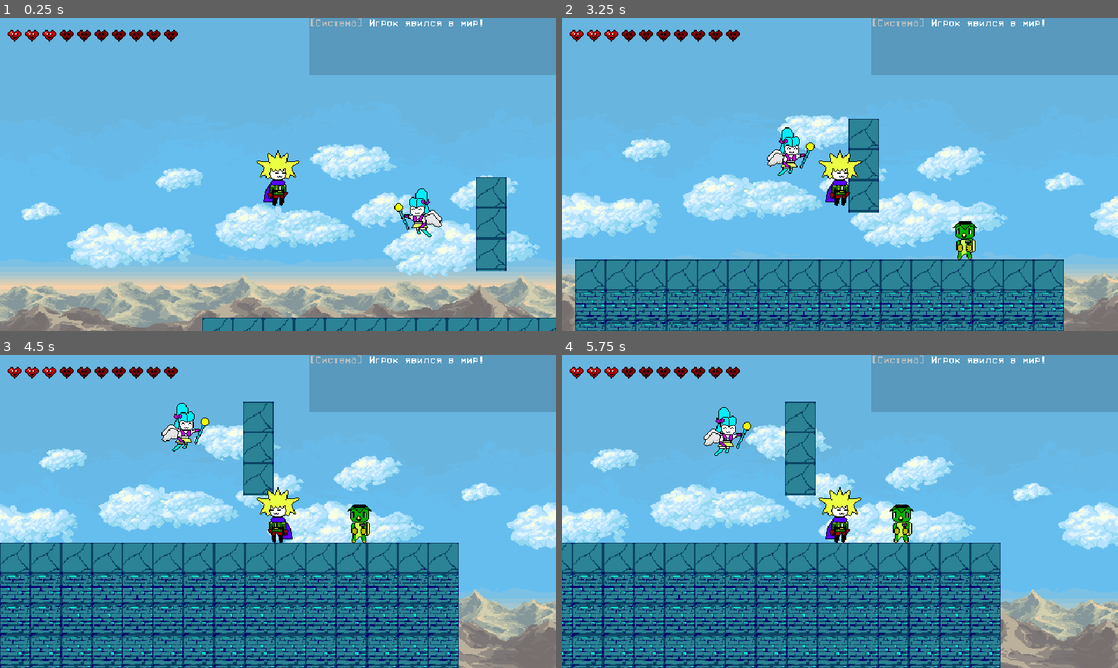
Above: before the commit, frames 1-4 (two rows, left to right).
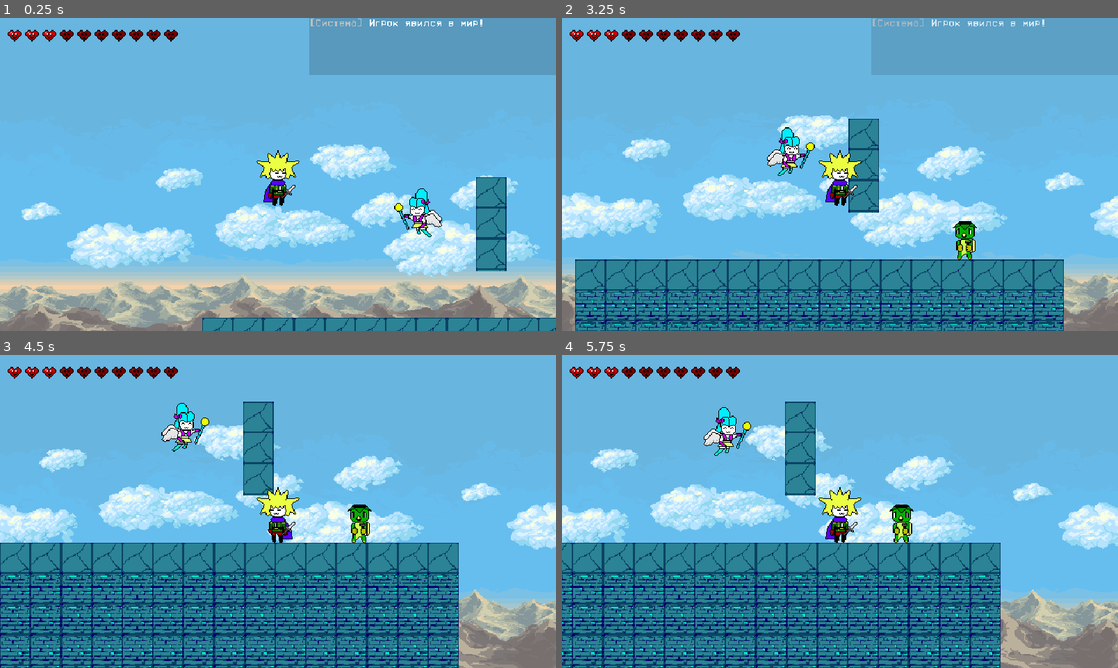
Above: after the commit, the same moments.

Repository: zoomergames/magicia
Game: Godot game, scene res://core/game.tscn
Two runs of this game, one before a commit and one after it. Both use one fixed random seed, a clock stepped at 60 frames per second and the inputs below.
Inputs (mouse positions are in pixels of both pictures, inside the frame that each line leads up to):
- Up to frame 1 (0.25 s): no input
- Up to frame 2 (3.25 s): tap Enter (ui_accept) at 0.5, 1.55, 3.05 s; move the mouse to (962, 158) at 0.52 s; hold Enter (ui_accept) 0.53-1.28 s; hold D (move_right) 0.53-2.03 s; tap W (jump) at 0.77, 1.52, 3.02 s; click (962, 158) at 0.8 s; move the mouse to (728, 190) at 1.27 s; click (728, 190) at 1.35 s; move the mouse to (895, 105) at 2.02 s; hold A (move_left) 2.03-2.78 s; hold Enter (ui_accept) 2.03-2.78 s; click (895, 105) at 2.3 s; move the mouse to (812, 237) at 2.77 s; hold D (move_right) from 2.78 s (still down); click (812, 237) at 2.85 s
- Up to frame 3 (4.5 s): move the mouse to (444, 558) at 3.52 s; hold Enter (ui_accept) 3.53-4.28 s; tap W (jump) at 3.77 s; click (444, 558) at 3.8 s; move the mouse to (111, 464) at 4.27 s; release D (move_right) at 4.28 s; hold A (move_left) from 4.28 s (still down); click (111, 464) at 4.35 s
- Up to frame 4 (5.75 s): tap W (jump) at 4.52 s; tap Enter (ui_accept) at 4.55 s; move the mouse to (867, 511) at 5.02 s; release A (move_left) at 5.03 s; hold D (move_right) from 5.03 s (still down); hold Enter (ui_accept) from 5.03 s (still down); click (867, 511) at 5.3 s

The runs differ from the first frame. In frame 1, less than 0.1% of the frame differs, in the area x 50-54%, y 53-58%; in frame 2, 0.2%; in frame 3, 8.1%, in the area x 50-100%, y 0-58%; in frame 4, 8.1%.

Commit message:
Настроена база оружия и плавное скрытие чата

Diff:
--- a/core/Global.gd
+++ b/core/Global.gd
@@ -1,4 +1,7 @@
 extends Node
+
+signal chat_message_received
+
 var current_speaker: Node2D = null # Ссылка на того, кто СЕЙЧАС говорит с игроком
 
 var player_name: String = "Безымянный"; # ник по умолчанию
@@ -40,6 +43,7 @@
 func log_to_chat(message: String) -> void: # логика игровой панели чата
 	if chat_node != null:
 		chat_node.append_text(message + "\n")
+		chat_message_received.emit() # Пинаем чат, чтобы он проснулся!
 	else:
 		print("[Система] Чат еще не готов: ", message)
 
--- a/entities/npc/emilia/emilia.gd
+++ b/entities/npc/emilia/emilia.gd
@@ -2,12 +2,10 @@
 
 var time: float = 0.0
 
-# Подгружаем скрипт, который полностью управляет логикой диалога
-var dialogue_controller = preload("res://entities/npc/emilia/script.gd").new()
-
 func _ready() -> void:
 	npc_name = "Эмилия"
 	color_name = Color.AQUA
+	dialogue_controller = preload("res://entities/npc/emilia/script.gd").new()
 	super._ready() # Вызываем готовность из базового класса, чтобы создалось имя над головой
 	dialogue_controller.goddess_node = self
 
@@ -25,10 +23,5 @@
 		else:
 			sprite.flip_h = false
 
-func _unhandled_input(event: InputEvent) -> void:
-	if Global.is_dialogue_active and Global.current_speaker == self and event is InputEventMouseButton and event.button_index == MOUSE_BUTTON_LEFT and event.pressed:
-		if dialogue_controller:
-			dialogue_controller.handle_input(event)
-
 func start_npc_dialogue() -> void:
 	dialogue_controller.start()
--- a/entities/npc/emilia/script.gd
+++ b/entities/npc/emilia/script.gd
@@ -1,17 +1,20 @@
 extends RefCounted
 
-var goddess_node: Node2D = null # Ссылка на богиню, заполнится автоматически
+var goddess_node: Node2D = null
 var dialogue_step: int = 0
 var was_met: bool = false
 
 func start() -> void:
 	dialogue()
 
-func handle_input(_event: InputEvent) -> void:
-	# Если открыто поле ввода имени — жестко блокируем пролистывание
+func handle_input(event: InputEvent) -> void:
 	if Global.name_input_node and Global.name_input_node.visible:
 		return
-	dialogue()
+
+	if event.is_action_pressed("ui_accept"):
+		# Стоп-кран для инпута: съедаем нажатие, чтобы оно не пролистало следующий шаг!
+		goddess_node.get_viewport().set_input_as_handled()
+		dialogue()
 
 func dialogue() -> void:
 	dialogue_step += 1
@@ -37,7 +40,9 @@
 			end_dialogue()
 	else:
 		# ЛОГИКА ПОВТОРНОЙ ВСТРЕЧИ
+		if dialogue_step == 1:
 			Global.log_to_chat("%s [b][color=white]А, это снова ты, [i][color=orange]%s[/color][/i]? Хватит в меня тыкать, иди спасай мир![/color][/b]" % [prefix, Global.player_name])
+		elif dialogue_step == 2:
 			end_dialogue()
 
 # СЮДА уехала вся логика сохранения имени игрока
--- a/entities/npc/kappa/kappa.gd
+++ b/entities/npc/kappa/kappa.gd
@@ -1,10 +1,9 @@
 extends NPCBase
-
-var dialogue_controller = preload("res://entities/npc/kappa/kappa_script.gd").new()
 
 func _ready() -> void:
 # вызываем готовность базового класса через super
 	super._ready()
+	dialogue_controller = preload("res://entities/npc/kappa/script.gd").new()
 
 	dialogue_controller.kappa_node = self
 	npc_name = "Каппа"
@@ -19,12 +18,5 @@
 		else:
 			sprite.flip_h = false
 
-func _unhandled_input(event: InputEvent) -> void:
-	# Если диалог сейчас активен, и игрок КЛИКНУЛ левой кнопкой мыши по экрану
-	if Global.is_dialogue_active and Global.current_speaker == self and event is InputEventMouseButton and event.button_index == MOUSE_BUTTON_LEFT and event.pressed:
-		if dialogue_controller:
-			# Передаем клик в изолированный скрипт!
-			dialogue_controller.handle_input(event)
-
 func start_npc_dialogue() -> void:
 	dialogue_controller.start()
--- a/entities/npc/kappa/kappa_script.gd
+++ b/entities/npc/kappa/script.gd
@@ -8,8 +8,12 @@
 	dialogue()
 
 func handle_input(event: InputEvent) -> void:
-		if Global.name_input_node and Global.name_input_node.visible:
-			return
+	if Global.name_input_node and Global.name_input_node.visible:
+		return
+
+	if event.is_action_pressed("ui_accept"):
+		# Стоп-кран для инпута: съедаем нажатие, чтобы оно не пролистало следующий шаг!
+		kappa_node.get_viewport().set_input_as_handled()
 		dialogue()
 
 func dialogue() -> void:
--- a/entities/npc/npc_base.gd
+++ b/entities/npc/npc_base.gd
@@ -7,6 +7,8 @@
 
 @onready var sprite = %Sprite2D
 var name_label: Label = null
+
+var dialogue_controller = null
 
 func _ready() -> void:
 	input_pickable = true
@@ -52,3 +54,9 @@
 # Пустая функция-заглушка. Её перепишет каждый конкретный NPC под себя
 func start_npc_dialogue() -> void:
 	pass
+
+func _unhandled_input(event: InputEvent) -> void:
+	# Если диалог идет, и текущий спикер — это Я
+	if Global.is_dialogue_active and Global.current_speaker == self:
+		if dialogue_controller and dialogue_controller.has_method("handle_input"):
+			dialogue_controller.handle_input(event)
--- a/entities/player/player.gd
+++ b/entities/player/player.gd
@@ -14,6 +14,7 @@
 var max_magic_hp: int = 100
 
 @onready var sprite = %Sprite2D
+@onready var weapon_slot = %WeaponSlot
 
 func _ready():
 	spawn_point = global_position
@@ -71,4 +72,12 @@
 	if direction > 0:
 		sprite.flip_h = false
 
+	# ФУНКЦИЯ АТТАКИ
+
+	if !(is_frozen or is_dead) and Input.is_action_just_pressed("attack"): #закон де моргана - игрок НЕ заморожен И НЕ умер так ещё и нажал на лкм
+		if weapon_slot.get_child_count() > 0:
+			var current_weapon = weapon_slot.get_child(0)
+			current_weapon.try_attack()
+			print("Хоба!")
+
 	move_and_slide()
--- a/entities/player/player.tscn
+++ b/entities/player/player.tscn
@@ -2,6 +2,7 @@
 
 [ext_resource type="Script" uid="uid://belynuc1i5v3l" path="res://entities/player/player.gd" id="1_abrql"]
 [ext_resource type="Texture2D" uid="uid://bgi3pik5rksqc" path="res://entities/player/player.png" id="1_symyc"]
+[ext_resource type="PackedScene" uid="uid://dinyql5tr8f2c" path="res://entities/player/weapons/little_sword/little_sword.tscn" id="3_sglur"]
 
 [sub_resource type="RectangleShape2D" id="RectangleShape2D_abrql"]
 size = Vector2(20, 51)
@@ -21,3 +22,9 @@
 
 [node name="Camera2D" type="Camera2D" parent="." unique_id=109021886]
 process_callback = 0
+
+[node name="WeaponSlot" type="Node2D" parent="." unique_id=1321964726]
+unique_name_in_owner = true
+position = Vector2(9, 23)
+
+[node name="LittleSword" parent="WeaponSlot" unique_id=343276945 instance=ExtResource("3_sglur")]
--- /dev/null
+++ b/entities/player/weapon_base.gd
@@ -0,0 +1,22 @@
+class_name WeaponBase
+extends Node2D
+
+# БАЗОВЫЕ ХАР-КИ ОРУЖИЯ
+@export var weapon_name: String = "Оружие"
+@export var damage: int = 10
+@export var attack_speed: float = 0.5
+
+var is_recharging: bool = false
+
+# ФУНКЦИЯ ПЕРЕЗАРЯДКИ
+func try_attack() -> void:
+	if is_recharging: #он в перезарядке?
+		return
+	is_recharging = true # в перезаярдке
+	attack() # аттакуем
+	await get_tree().create_timer(attack_speed).timeout # ждём
+	is_recharging = false # уже не в перезарядке
+
+# ФУНКЦИЯ АТТАКИ
+func attack() -> void:
+	pass
--- /dev/null
+++ b/entities/player/weapons/little_sword/little_sword.gd
@@ -0,0 +1,9 @@
+extends WeaponBase
+
+func _ready() -> void:
+	weapon_name = "Маленький Меч ™®℠©"
+	damage = 15
+	attack_speed = 0.4
+
+func attack() -> void:
+	print("Взмах мечом! Нанесено урона:", damage)
--- /dev/null
+++ b/entities/player/weapons/little_sword/little_sword.tscn
@@ -0,0 +1,12 @@
+[gd_scene format=3 uid="uid://dinyql5tr8f2c"]
+
+[ext_resource type="Texture2D" uid="uid://bncsyrmiqt131" path="res://entities/player/weapons/little_sword/small_sword.png" id="1_bqsul"]
+[ext_resource type="Script" uid="uid://ckvac6l0eko2u" path="res://entities/player/weapons/little_sword/little_sword.gd" id="1_tmba2"]
+
+[node name="LittleSword" type="Node2D" unique_id=343276945]
+script = ExtResource("1_tmba2")
+
+[node name="SwordSprite" type="Sprite2D" parent="." unique_id=485340027]
+position = Vector2(-5, -11)
+texture = ExtResource("1_bqsul")
+centered = false
--- a/project.godot
+++ b/project.godot
@@ -46,6 +46,12 @@
 "deadzone": 0.2,
 "events": [Object(InputEventKey,"resource_local_to_scene":false,"resource_name":"","device":-1,"window_id":0,"alt_press …(192 unchanged characters)…
 , Object(InputEventKey,"resource_local_to_scene":false,"resource_name":"","device":-1,"window_id":0,"alt_pressed":false …(182 unchanged characters)…
+, Object(InputEventKey,"resource_local_to_scene":false,"resource_name":"","device":-1,"window_id":0,"alt_pressed":false,"shift_pressed":false,"ctrl_pressed":false,"meta_pressed":false,"pressed":false,"keycode":0,"physical_keycode":4194320,"key_label":0,"unicode":0,"location":0,"echo":false,"script":null)
+]
+}
+attack={
+"deadzone": 0.2,
+"events": [Object(InputEventMouseButton,"resource_local_to_scene":false,"resource_name":"","device":-1,"window_id":0,"alt_pressed":false,"shift_pressed":false,"ctrl_pressed":false,"meta_pressed":false,"button_mask":0,"position":Vector2(0, 0),"global_position":Vector2(0, 0),"factor":1.0,"button_index":1,"canceled":false,"pressed":false,"double_click":false,"script":null)
 ]
 }
 
--- a/ui/chat/chat_ui.gd
+++ b/ui/chat/chat_ui.gd
@@ -2,6 +2,10 @@
 
 var regex = RegEx.new()
 var old_text: String = ""
+
+var is_mouse_inside: bool = false
+@onready var panel = %Panel
+var fade_tween: Tween = null
 
 func _ready() -> void:
 	Global.chat_node = $Panel/RichTextLabel
@@ -9,9 +13,14 @@
 
 	# Компилируем шаблон: разрешены a-z, A-Z, 0-9, а-я, А-Я, ё, Ё
 	regex.compile("^[a-zA-Z0-9а-яА-ЯёЁ]*$")
-
 	# Подключаем сигнал: каждый раз, когда текст меняется, вызываем нашу проверку
 	$NameInput.text_changed.connect(_on_name_text_changed)
+
+	# Подключаем функцию отслеживания новых сообщений
+	# (Мы сделаем так, чтобы Global пинал чат при каждом сообщении)
+	Global.chat_message_received.connect(on_new_message)
+	# При старте запускаем таймер скрытия
+	reset_fade_timer()
 
 	Global.log_to_chat("[color=gray][Система][/color] [color=white]Игрок явился в мир![/color]")
 
@@ -25,3 +34,59 @@
 		$NameInput.text = old_text
 		# Возвращаем курсор ввода в самый конец строки, чтобы не сбивать печать
 		$NameInput.caret_column = old_text.length()
+
+# СРАБАТЫВАЕТ, КОГДА В ЧАТ ПРИШЛО НОВОЕ СООБЩЕНИЕ
+func on_new_message() -> void:
+	# Если пришло сообщение — мгновенно проявляем чат
+	show_chat_instantly()
+
+	# Если мышка НЕ внутри панели и диалога нет — запускаем плавное скрытие
+	if not is_mouse_inside and not Global.is_dialogue_active:
+		# Дадим тексту погореть 3 секунды после сообщения, а потом плавно скроем
+		await get_tree().create_timer(3.0).timeout
+		fade_out_chat()
+
+# ПОКАЗ ЧАТА ПРИ НАВЕДЕНИИ
+# МЫШКА ЗАШЛА НА ПАНЕЛЬ (Сигнал из редактора)
+func _on_panel_mouse_entered() -> void:
+	is_mouse_inside = true
+	show_chat_instantly() # Мгновенно прерывает скрытие и зажигает чат!
+
+# МЫШКА УШЛА С ПАНЕЛИ (Сигнал из редактора)
+func _on_panel_mouse_exited() -> void:
+	is_mouse_inside = false
+	# Без всяких задержек СРАЗУ НАЧИНАЕТ растворяться!
+	fade_out_chat()
+
+# Мгновенно проявляет чат на 100% и убивает старый твин
+func show_chat_instantly() -> void:
+	if fade_tween and fade_tween.is_valid():
+		fade_tween.kill() # Намертво останавливаем растворение в эту же миллисекунду!
+	panel.modulate.a = 1.0
+
+# Перезапускает таймер тишины чата
+func reset_fade_timer() -> void:
+	show_chat_instantly()
+
+	# Запускаем чистый таймер на 4 секунды
+	await get_tree().create_timer(4.0).timeout
+
+	# Проверяем условия перед скрытием
+	if not is_mouse_inside and not Global.is_dialogue_active:
+		fade_out_chat()
+
+
+# Плавно скрывает чат
+func fade_out_chat() -> void:
+	# Железная проверка: если мышка вернулась или идет диалог — никакого скрытия!
+	if is_mouse_inside or Global.is_dialogue_active:
+		return
+
+	if fade_tween and fade_tween.is_valid():
+		fade_tween.kill()
+
+	fade_tween = create_tween()
+	# Настраиваем скорость растворения.
+	# Число 1.0 — это время в секундах, за которое чат станет невидимым.
+	# Можешь поставить 0.5 (быстрее) или 2.0 (плавнее).
+	fade_tween.tween_property(panel, "modulate:a", 0.0, 1.0)
--- a/ui/chat/chat_ui.tscn
+++ b/ui/chat/chat_ui.tscn
@@ -10,6 +10,7 @@
 script = ExtResource("1_md7lx")
 
 [node name="Panel" type="Panel" parent="." unique_id=1368687187]
+unique_name_in_owner = true
 anchors_preset = 1
 anchor_left = 1.0
 anchor_right = 1.0
@@ -23,6 +24,7 @@
 layout_mode = 1
 offset_right = 283.0
 offset_bottom = 64.0
+mouse_filter = 2
 theme_override_fonts/normal_font = ExtResource("2_fu7if")
 theme_override_fonts/bold_font = ExtResource("2_fu7if")
 theme_override_fonts/bold_italics_font = ExtResource("2_fu7if")
@@ -54,3 +56,6 @@
 placeholder_text = "Введите ваш ник"
 alignment = 1
 max_length = 13
+
+[connection signal="mouse_entered" from="Panel" to="." method="_on_panel_mouse_entered"]
+[connection signal="mouse_exited" from="Panel" to="." method="_on_panel_mouse_exited"]
Renamed: entities/npc/kappa/kappa_script.gd.uid -> entities/npc/kappa/script.gd.uid
Not shown, added: entities/player/weapon_base.gd.uid
Not shown, added: entities/player/weapons/little_sword/little_sword.gd.uid
Binary file added: entities/player/weapons/little_sword/small_sword.png
Not shown, added: entities/player/weapons/little_sword/small_sword.png.import
